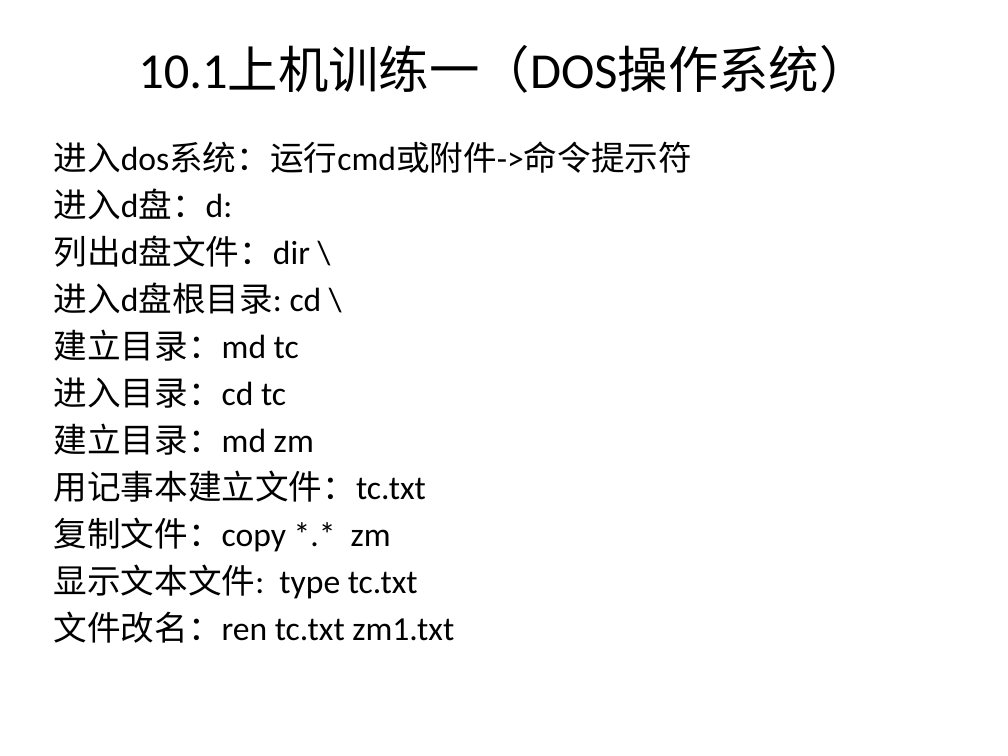
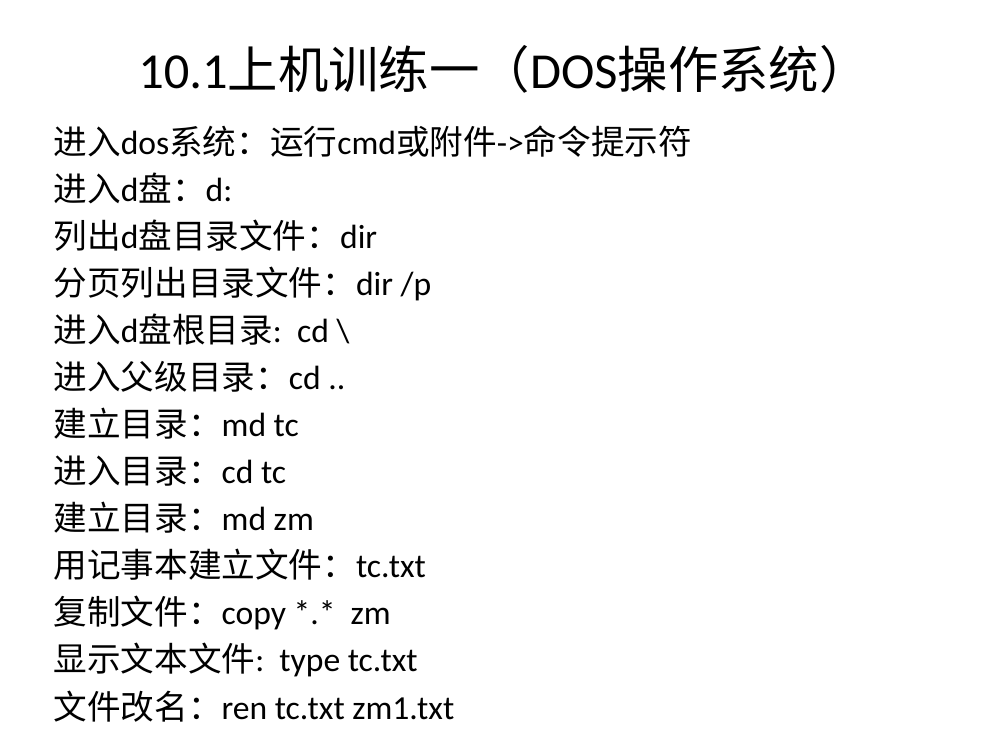
Before and after one commit to jtrfid/C-Repositories, a slide deck: slide 3 of 2016/上机安排.pptx. Drawn at 1008x756 pixels with LibreOffice and Linux fonts; fonts in the diff are those of the drawing. Boxes give left, top, right and bottom in pixels: in the first picture for what was removed or moved away, otherwise in the second. Text is boxed around its words. In the diff, an @@ line names an element or a change of style, - is before the commit and + after.

Commit message:
上机

```diff
--- a/2016/上机安排.pptx
+++ b/2016/上机安排.pptx
@@ text "进入dos系统：运行cmd或附件->命令提示符": place and size @@
-text "进入dos系统：运行cmd或附件->命令提示符" at box(54, 141, 692, 643)
+text "进入dos系统：运行cmd或附件->命令提示符" at box(54, 125, 692, 722)
@@ text at box(54, 219, 432, 301): text changed @@
-列出d盘文件：dir \
+列出d盘目录文件：dir
+分页列出目录文件：dir /p
@@ text at box(54, 361, 321, 392): paragraph added @@
+进入父级目录：cd ..
```
Also in this commit, not shown: 5 slides added.
